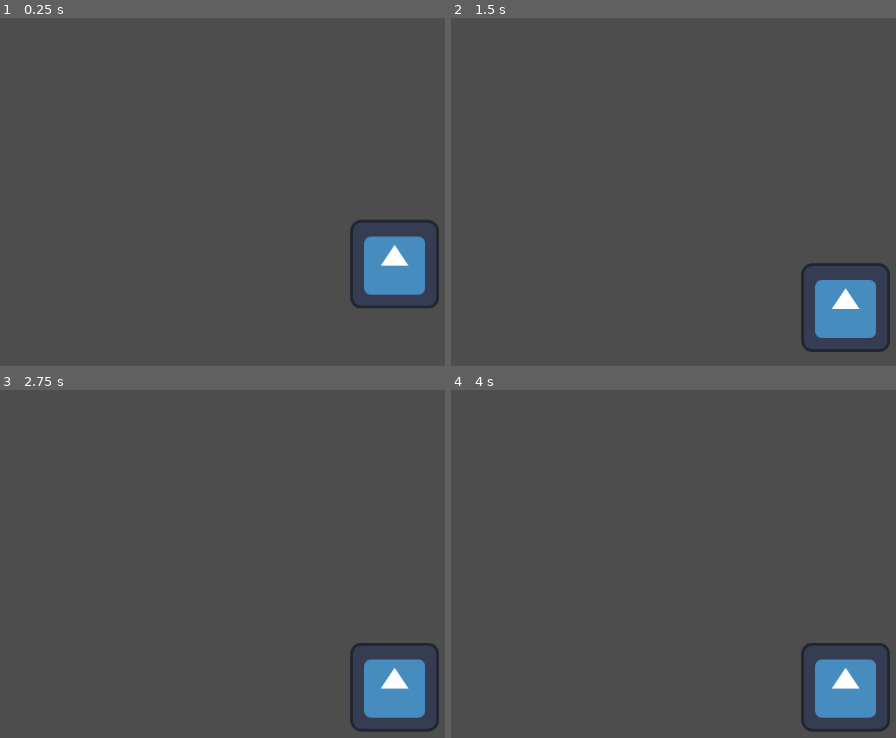
Above: before the commit, frames 1-4 (two rows, left to right).
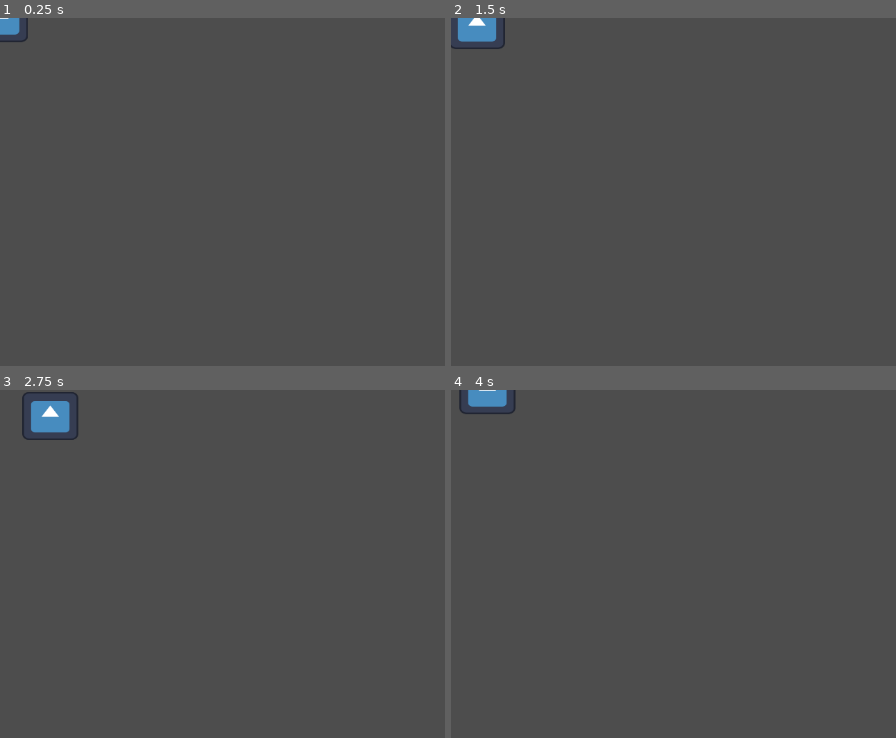
Above: after the commit, the same moments.

Repository: MauroEscalante-Hub/Symphony-of-the-Cryptids
Game: Godot game, scene res://escenas/criptido.tscn
The game is run twice, just before and just after one commit, with the same random seed, the same clock (stepped at 60 frames per second) and the same inputs. This scene is started directly instead of the project's main scene. The engine's default icon, where the game draws it, is replaced by a stand-in: a white triangle on a blue panel in a dark square.
Inputs:
- Up to frame 1 (0.25 s): no input
- Up to frame 2 (1.5 s): hold D (Derecha) 0.53-1.28 s; hold S (Abajo) from 1.28 s (still down)
- Up to frame 3 (2.75 s): release S (Abajo) at 2.03 s; hold D (Derecha) from 2.03 s (still down)
- Up to frame 4 (4 s): release D (Derecha) at 2.78 s; hold W (Arriba) 2.78-3.53 s; hold A (Izquierda) from 3.53 s (still down)

The runs differ from the first frame. In frame 1, 3.2% of the frame differs, in the area x 0-99%, y 0-84%; in frame 2, 3.6%; in frame 3, 4.1%, in the area x 4-99%, y 0-99%; in frame 4, 3.5%.

Commit message:
Creamos areas para ambos personajes
se crearon areas 2d para los personjes

Diff:
--- a/symphony-of-the-cryptids/escenas/Main.tscn
+++ b/symphony-of-the-cryptids/escenas/Main.tscn
@@ -1,3 +1,27 @@
-[gd_scene format=3 uid="uid://chpbi7d54g4lc"]
+[gd_scene format=3 uid="uid://mxorfhqu4sw7"]
 
-[node name="Node2D" type="Node2D" unique_id=1480679436]
+[ext_resource type="Script" uid="uid://cldthc0bl7thp" path="res://scripts/criptido.gd" id="1_ekxa8"]
+[ext_resource type="Texture2D" uid="uid://csl0mf4rq8it0" path="res://icon.svg" id="2_nc8t8"]
+
+[sub_resource type="RectangleShape2D" id="RectangleShape2D_wwt2b"]
+
+[sub_resource type="CircleShape2D" id="CircleShape2D_ux1ov"]
+
+[node name="CRIPTIDO" type="CharacterBody2D" unique_id=1160623242]
+position = Vector2(569, 343)
+scale = Vector2(0.48532477, 0.4412187)
+script = ExtResource("1_ekxa8")
+metadata/_edit_group_ = true
+
+[node name="CollisionShape2D" type="CollisionShape2D" parent="." unique_id=531417868]
+scale = Vector2(7.5522275, 7.55183)
+shape = SubResource("RectangleShape2D_wwt2b")
+
+[node name="Sprite2D" type="Sprite2D" parent="." unique_id=1991296023]
+texture = ExtResource("2_nc8t8")
+
+[node name="Area2D" type="Area2D" parent="." unique_id=790171551]
+
+[node name="CollisionShape2D" type="CollisionShape2D" parent="Area2D" unique_id=278348221]
+scale = Vector2(35.533875, 38.219234)
+shape = SubResource("CircleShape2D_ux1ov")
--- a/symphony-of-the-cryptids/escenas/criptido.tscn
+++ b/symphony-of-the-cryptids/escenas/criptido.tscn
@@ -1,18 +1,27 @@
-[gd_scene format=3 uid="uid://cf25agljb5plf"]
+[gd_scene format=3 uid="uid://xxls2jxbgpjk"]
 
-[ext_resource type="Script" uid="uid://cldthc0bl7thp" path="res://scripts/criptido.gd" id="1_wwt2b"]
+[ext_resource type="Script" path="res://scripts/personaje.gd" id="1_wwt2b"]
 [ext_resource type="Texture2D" uid="uid://csl0mf4rq8it0" path="res://icon.svg" id="2_caoe4"]
 
-[sub_resource type="CircleShape2D" id="CircleShape2D_ux1ov"]
+[sub_resource type="RectangleShape2D" id="RectangleShape2D_48aib"]
 
-[node name="CRIPTIDO" type="CharacterBody2D" unique_id=1160623242]
-position = Vector2(569, 343)
+[sub_resource type="CircleShape2D" id="CircleShape2D_wwt2b"]
+
+[node name="Personaje" type="CharacterBody2D" unique_id=1790913944]
+scale = Vector2(0.63175714, 0.5422116)
 script = ExtResource("1_wwt2b")
 metadata/_edit_group_ = true
 
-[node name="Sprite2D" type="Sprite2D" parent="." unique_id=1991296023]
+[node name="Sprite2D" type="Sprite2D" parent="." unique_id=1598917696]
 texture = ExtResource("2_caoe4")
 
-[node name="CollisionShape2D" type="CollisionShape2D" parent="." unique_id=531417868]
-scale = Vector2(7.5522275, 7.55183)
-shape = SubResource("CircleShape2D_ux1ov")
+[node name="CollisionShape2D" type="CollisionShape2D" parent="." unique_id=489152137]
+scale = Vector2(6.3102736, 6.396642)
+shape = SubResource("RectangleShape2D_48aib")
+
+[node name="Area2D" type="Area2D" parent="." unique_id=392176480]
+
+[node name="CollisionShape2D" type="CollisionShape2D" parent="Area2D" unique_id=1616666716]
+scale = Vector2(19.019438, 21.305544)
+shape = SubResource("CircleShape2D_wwt2b")
+debug_color = Color(0.6358332, 0.52458125, 0.14823806, 0.41960785)
Not shown: 1 places in symphony-of-the-cryptids/escenas/Personaje.tscn that only renumber resources
Not shown, removed: symphony-of-the-cryptids/scripts/Personaje.gd.uid
